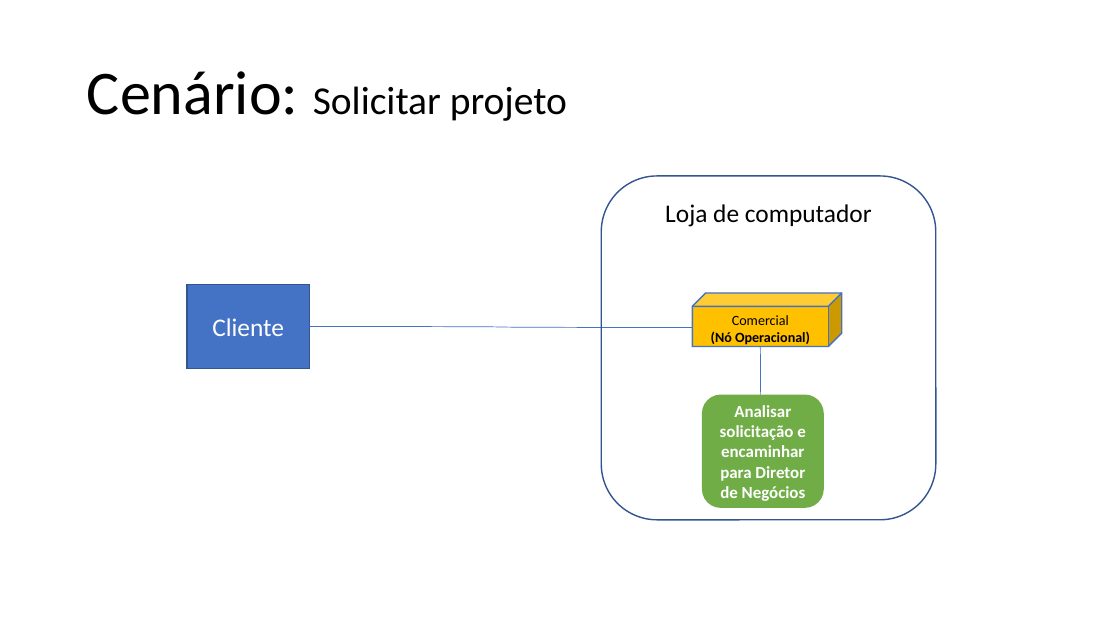
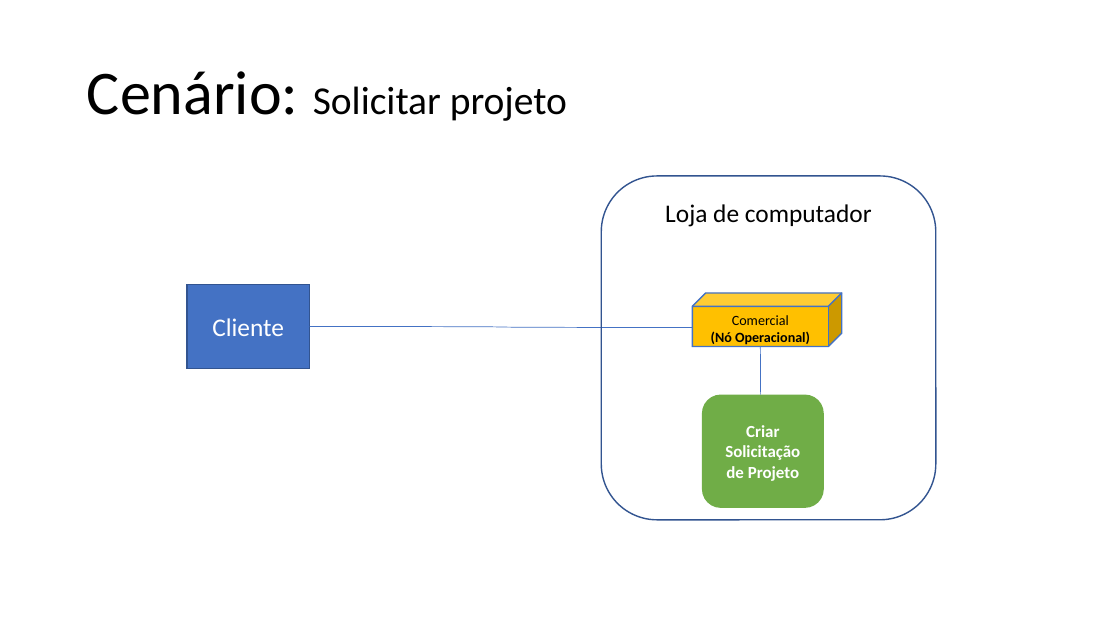
Before and after one commit to lmoraesImpacta/OPE, a slide deck: slide 3 of Artefatos/15-ArquiteturaDeNegocioParaCadaCenario.pptx. Drawn at 1120x630 pixels with LibreOffice and Linux fonts; fonts in the diff are those of the drawing. Boxes give left, top, right and bottom in pixels: in the first picture for what was removed or moved away, otherwise in the second. Text is boxed around its words. In the diff, an @@ line names an element or a change of style, - is before the commit and + after.

```diff
--- a/Artefatos/15-ArquiteturaDeNegocioParaCadaCenario.pptx
+++ b/Artefatos/15-ArquiteturaDeNegocioParaCadaCenario.pptx
@@ text in rounded rectangle at [725,425,800,481]: text changed @@
-Analisar solicitação e encaminhar para Diretor de Negócios
+Criar Solicitação de Projeto
```
Also in this commit, not shown: 1 other slide changed.
